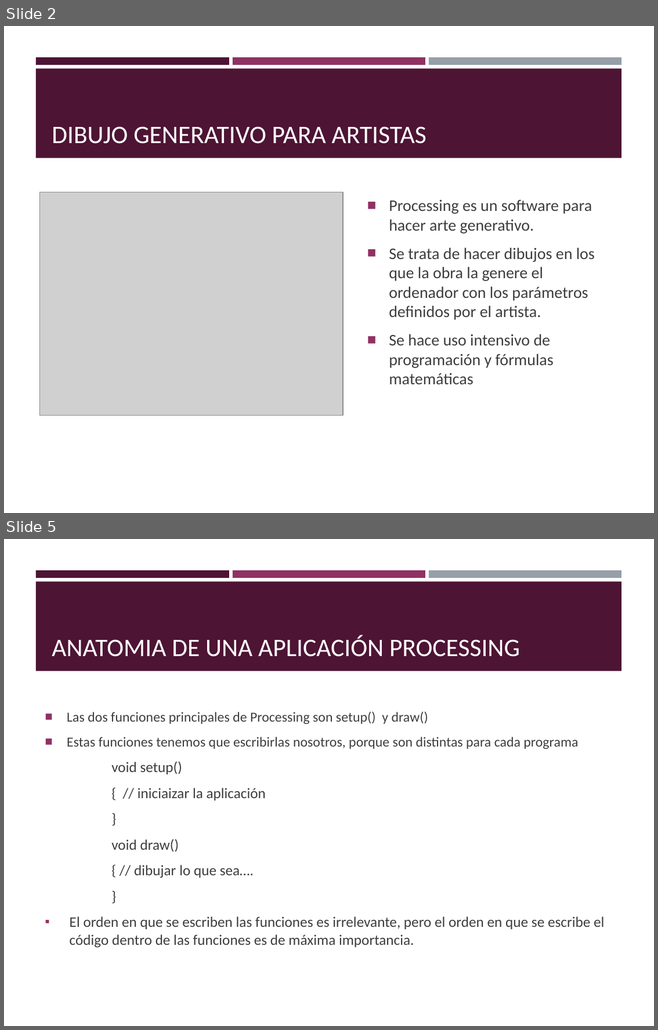
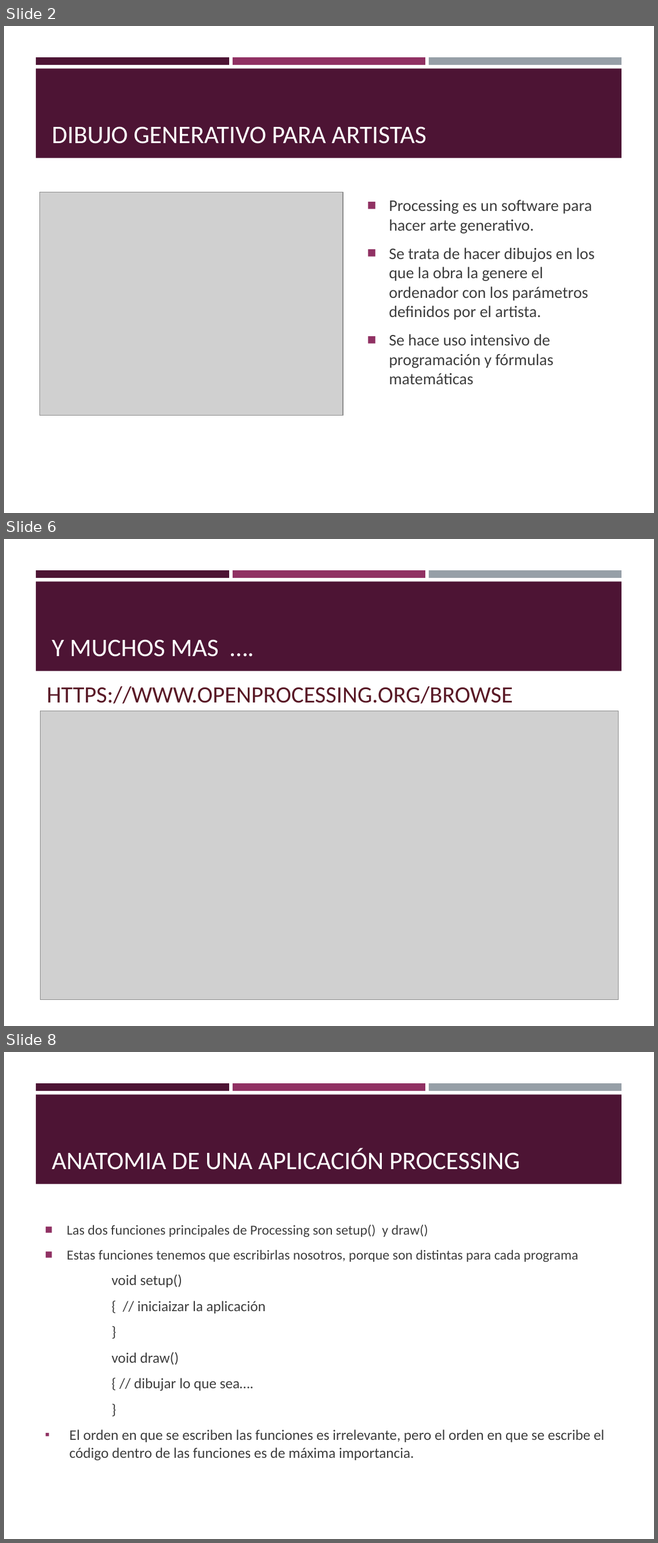
Before and after one commit to Avidabits/electroartistas, a slide deck: TallerProcessing/Introducción mínima a Processing.pptx. Shown one above the other, each under a label of ours: slides 2 and 5 before the commit, slides 2, 6 and 8 after it; the slides between them are not shown. The pictures are 658x1030 and 658x1543 pixels, drawn with LibreOffice and Linux fonts; fonts in the diff are those of the drawing; grey boxes stand for pictures. Boxes give left, top, right and bottom in pixels: in the first picture for what was removed or moved away, otherwise in the second. Text is boxed around its words. In the diff, an @@ line names an element or a change of style, - is before the commit and + after.

```diff
--- a/TallerProcessing/Introducción mínima a Processing.pptx
+++ b/TallerProcessing/Introducción mínima a Processing.pptx
@@ slide 6 added at [4, 539, 654, 1026], background #FFFFFF; not listed: 4 template elements that a slide beside it also shows @@
@@ title added at [52, 639, 218, 657], 28 pt, text #FFFFFF @@
+Y MUCHOS MAS ….
@@ text added at [47, 686, 513, 704], 25.9 pt, text #591926 @@
+HTTPS://WWW.OPENPROCESSING.ORG/BROWSE
@@ picture added at [41, 711, 619, 1000] @@
@@ what was slide 5 is now slide 8 @@
```
Also in this commit, not shown: 9 slides changed, 4 other slides added, 4 other files.
